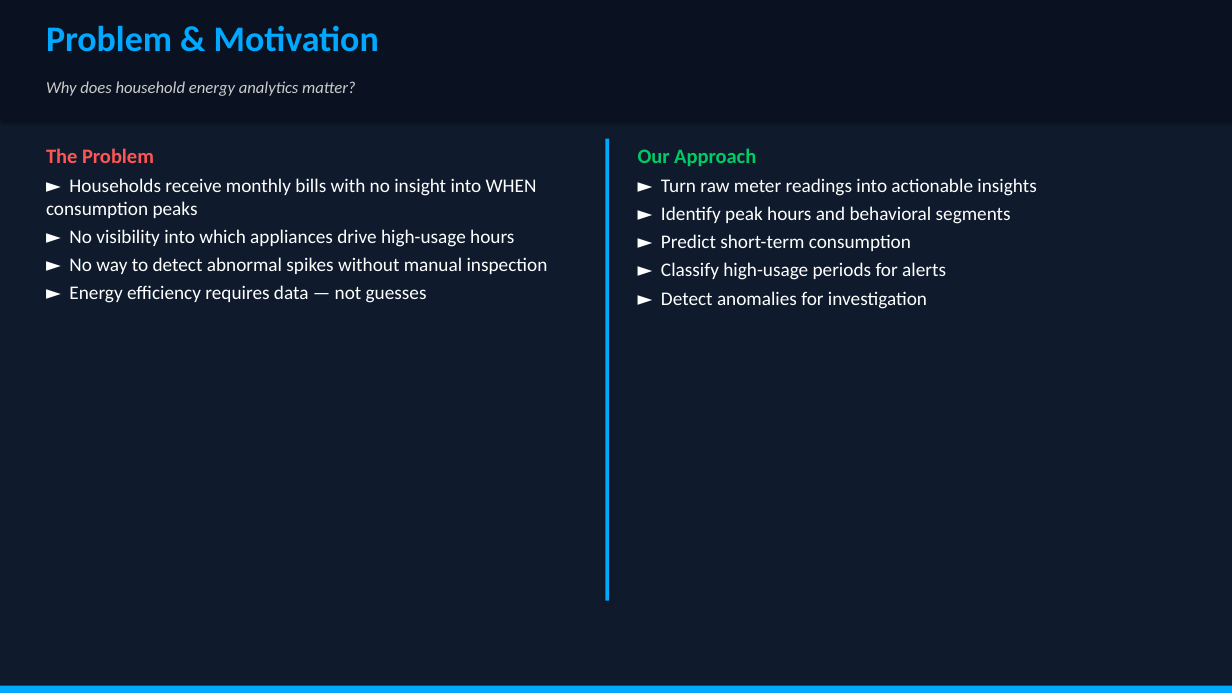
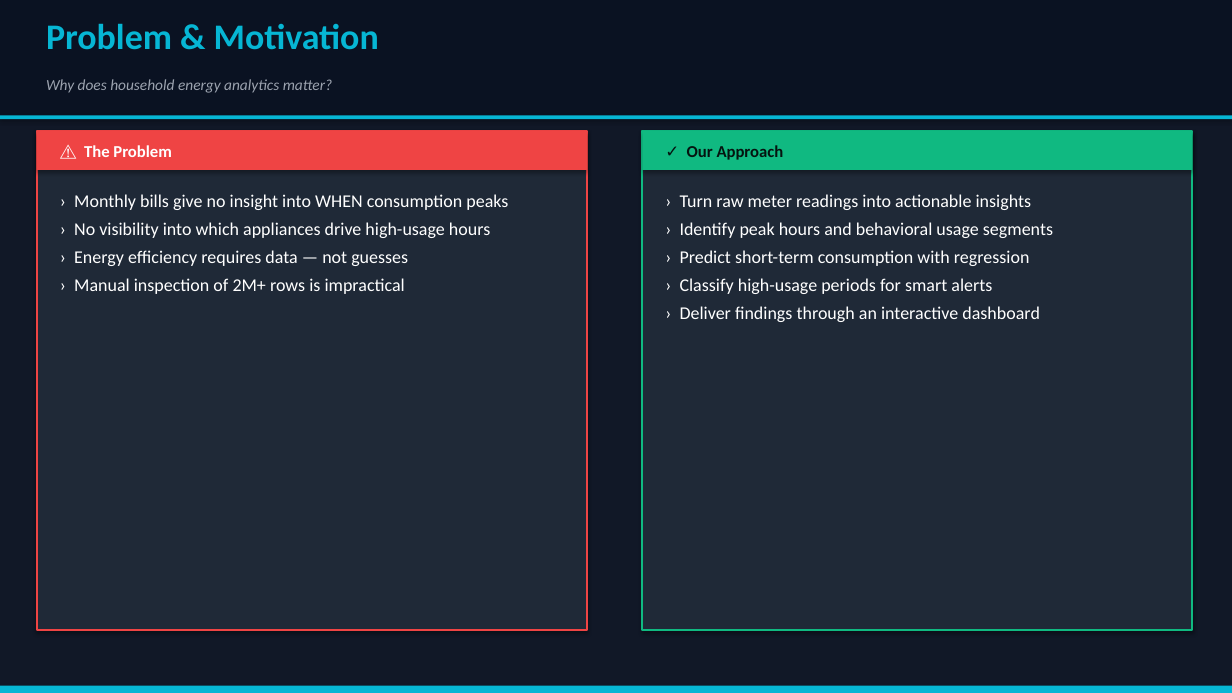
Before and after one commit to Lioomr/dm-final-energy-omar, a slide deck: slide 2 of reports/Smart_Energy_Presentation.pptx. Drawn at 1232x693 pixels with LibreOffice and Linux fonts; fonts in the diff are those of the drawing. Boxes give left, top, right and bottom in pixels: in the first picture for what was removed or moved away, otherwise in the second. Text is boxed around its words. In the diff, an @@ line names an element or a change of style, - is before the commit and + after.

```diff
--- a/reports/Smart_Energy_Presentation.pptx
+++ b/reports/Smart_Energy_Presentation.pptx
@@ rectangle: place and size @@
-rectangle at box(0, 0, 1232, 120)
+rectangle at box(0, 0, 1232, 116)
@@ rectangle at box(0, 0, 1232, 693): fill #0F1B2D to #111827 @@
@@ text "Problem & Motivation" at box(46, 24, 379, 50): text colour #00A8FF to #06B6D4 @@
@@ text "Why does household energy analytics ..." at box(46, 79, 332, 93): size 13 to 12 pt, text colour #CCCCCC to #9CA3AF @@
@@ rectangle added at box(0, 116, 1232, 119), fill #06B6D4 @@
@@ rectangle added at box(37, 131, 587, 630), fill #1F2937, outline #EF4444 1.5 pt @@
@@ rectangle added at box(37, 131, 587, 170), fill #EF4444 @@
@@ text added at box(84, 145, 171, 157), 13 pt, text #FFFFFF, bold @@
+⚠ The Problem
@@ rectangle removed at box(605, 139, 609, 601) @@
@@ rectangle added at box(642, 131, 1192, 630), fill #1F2937, outline #10B981 1.5 pt @@
@@ rectangle added at box(642, 131, 1192, 170), fill #10B981 @@
@@ text added at box(687, 145, 784, 160), 13 pt, text #051410, bold @@
+✓ Our Approach
@@ text at box(74, 194, 508, 294): text changed; size 15 to 14 pt @@
-The Problem
-► Households receive monthly bills with no insight into WHEN consumption peaks
-► No visibility into which appliances drive high-usage hours
-► No way to detect abnormal spikes without manual inspection
-► Energy efficiency requires data — not guesses
+› Monthly bills give no insight into WHEN consumption peaks
+› No visibility into which appliances drive high-usage hours
+› Energy efficiency requires data — not guesses
+› Manual inspection of 2M+ rows is impractical
@@ text at box(680, 194, 1053, 322): text changed; size 15 to 14 pt @@
-Our Approach
-► Turn raw meter readings into actionable insights
-► Identify peak hours and behavioral segments
-► Predict short-term consumption
-► Classify high-usage periods for alerts
-► Detect anomalies for investigation
+› Turn raw meter readings into actionable insights
+› Identify peak hours and behavioral usage segments
+› Predict short-term consumption with regression
+› Classify high-usage periods for smart alerts
+› Deliver findings through an interactive dashboard
@@ rectangle at box(0, 686, 1232, 693): fill #00A8FF to #06B6D4 @@
```
Also in this commit, not shown: 10 other slides changed, 9 other files.
